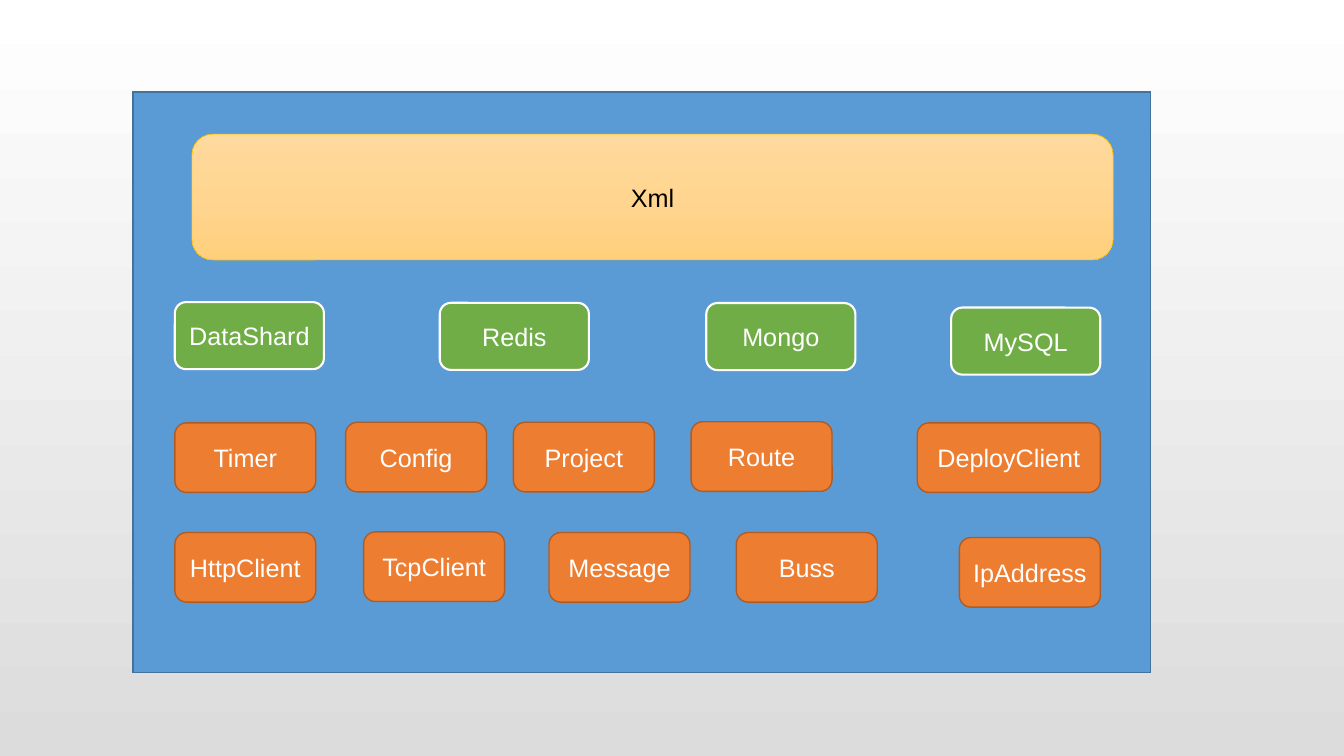
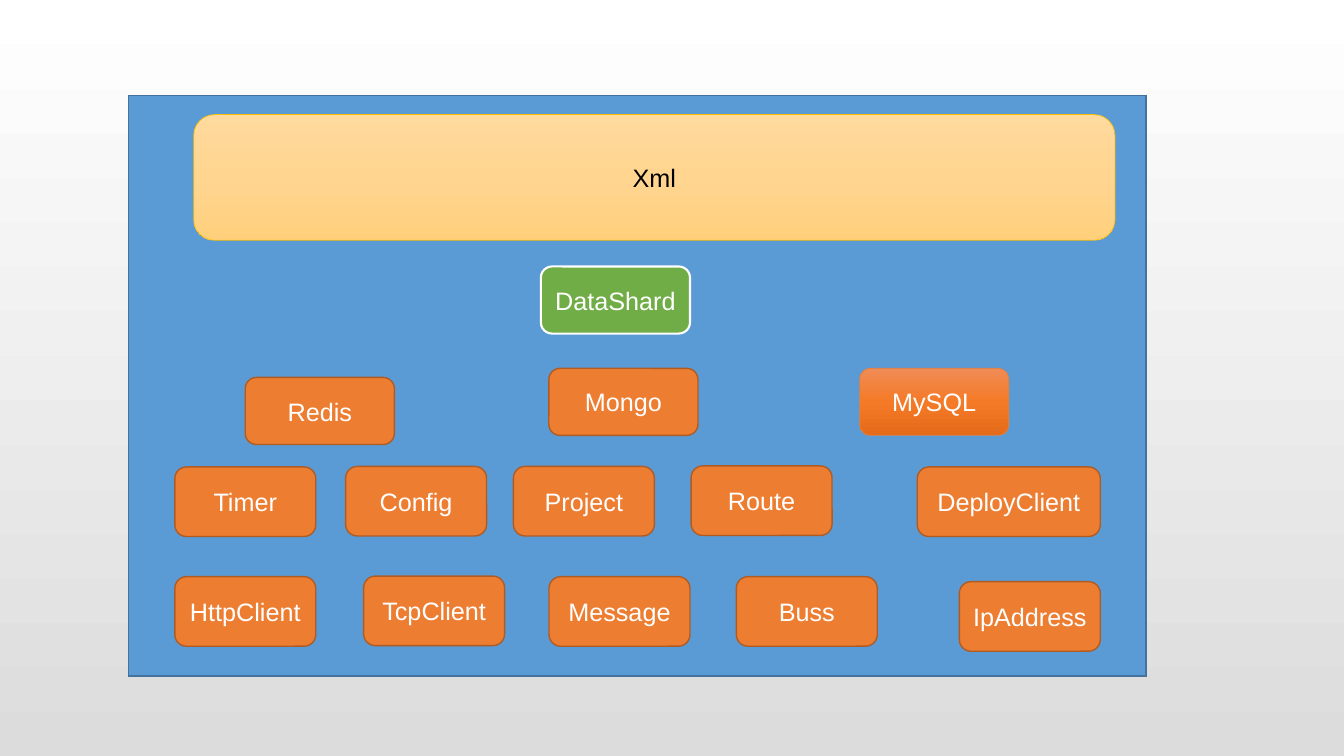
Before and after one commit to lori227/KFrame, a slide deck: slide 16 of _doc/KFrame.pptx (slide 17 before the commit). Drawn at 1344x756 pixels with LibreOffice and Linux fonts; fonts in the diff are those of the drawing. Boxes give left, top, right and bottom in pixels: in the first picture for what was removed or moved away, otherwise in the second. Text is boxed around its words. In the diff, an @@ line names an element or a change of style, - is before the commit and + after.

```diff
--- a/_doc/KFrame.pptx
+++ b/_doc/KFrame.pptx
@@ rectangle: place and size @@
-rectangle at [133, 92, 1151, 673]
+rectangle at [128, 96, 1146, 677]
@@ rounded rectangle "Xml": place and size @@
-rounded rectangle "Xml" at [192, 134, 1113, 260]
+rounded rectangle "Xml" at [194, 115, 1115, 241]
@@ rounded rectangle "DataShard": place and size @@
-rounded rectangle "DataShard" at [174, 302, 324, 370]
+rounded rectangle "DataShard" at [541, 266, 691, 334]
@@ rounded rectangle "Redis" at [245, 377, 394, 445]: fill #70AD47 to #ED7D31; outline #FFFFFF 1.5 pt to #AF5C24 1 pt @@
@@ rounded rectangle "Redis": place and size @@
-rounded rectangle "Redis" at [440, 302, 589, 370]
+rounded rectangle "Redis" at [245, 377, 394, 445]
@@ rounded rectangle "Mongo": place and size @@
-rounded rectangle "Mongo" at [707, 303, 856, 371]
+rounded rectangle "Mongo" at [549, 368, 699, 436]
@@ rounded rectangle "Mongo" at [549, 368, 699, 436]: fill #70AD47 to #ED7D31; outline #FFFFFF 1.5 pt to #AF5C24 1 pt @@
@@ rounded rectangle "MySQL": place and size @@
-rounded rectangle "MySQL" at [952, 308, 1101, 375]
+rounded rectangle "MySQL" at [860, 368, 1009, 436]
@@ rounded rectangle "MySQL" at [860, 368, 1009, 436]: fill #70AD47 to gradient #F18C57 to #F67B28 to #E56C19; outline #FFFFFF 1.5 pt to #ED7D31 0.5 pt @@
@@ 10 rounded rectangles: place and size @@
-10 rounded rectangles at [174, 421, 1101, 607]
+10 rounded rectangles at [174, 466, 1101, 651]
```
Also in this commit, not shown: 7 other slides changed, 6 slides added, 2 slides removed, 1 other file.
